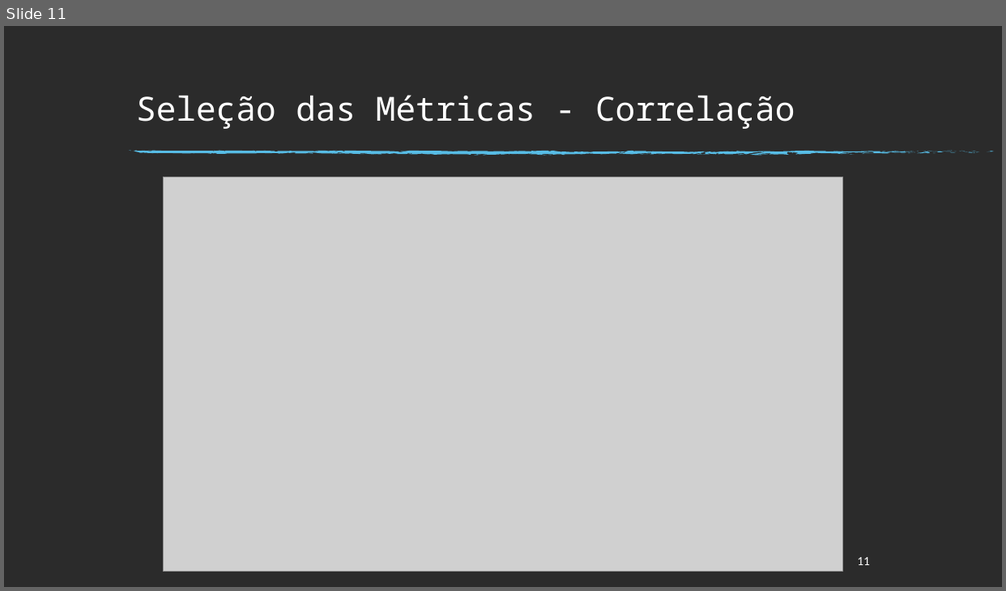
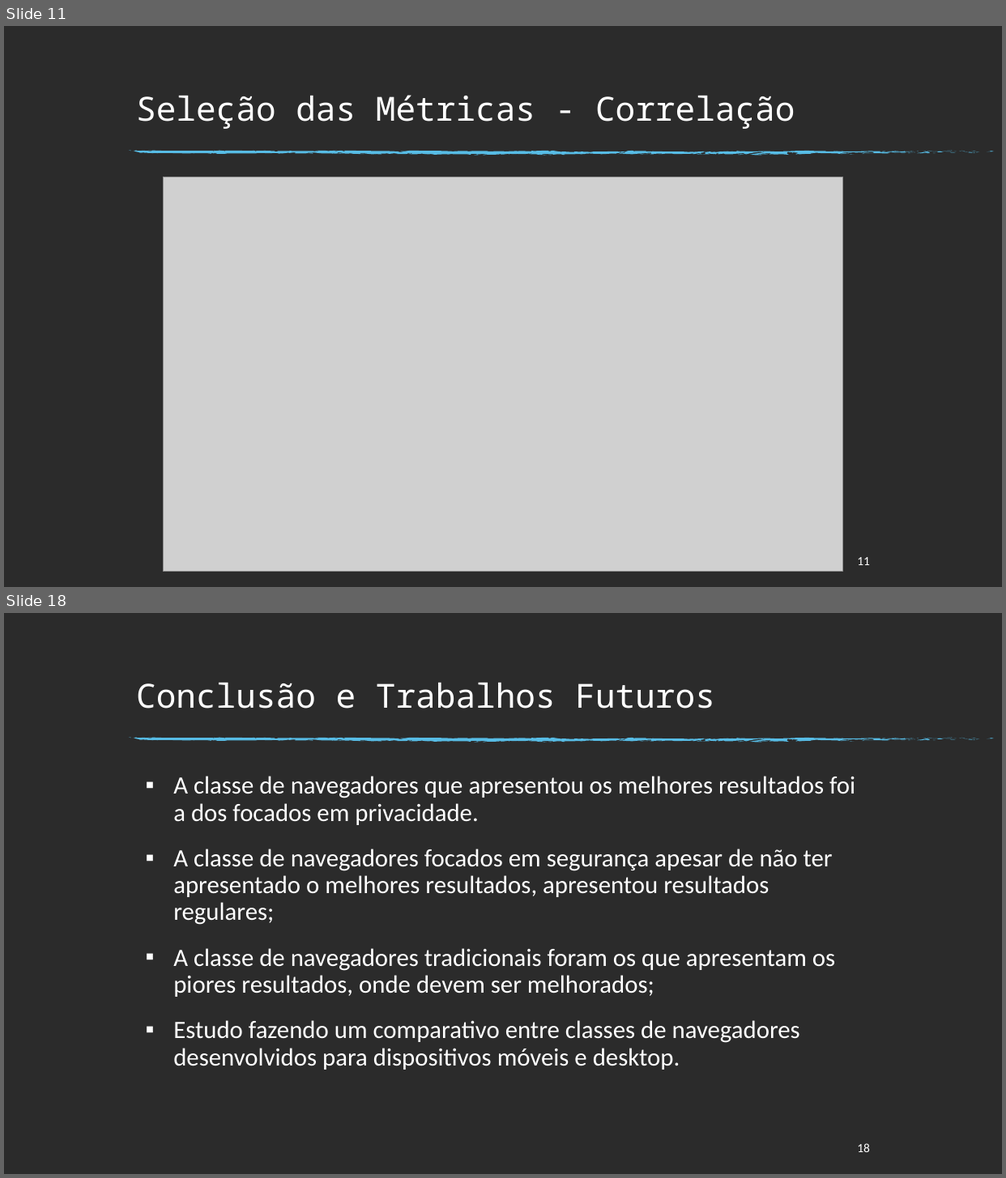
Before and after one commit to felipeaugustosm/TCC2, a slide deck: Apresentacao_TCC2.pptx. Shown one above the other, each under a label of ours: slide 11 before the commit, slides 11 and 18 after it; the slides between them are not shown. The pictures are 1006x591 and 1006x1178 pixels, drawn with LibreOffice and Linux fonts; fonts in the diff are those of the drawing; grey boxes stand for pictures; background and template pictures are left out; a plain dark background stands for a picture behind light text. Boxes give left, top, right and bottom in pixels: in the first picture for what was removed or moved away, otherwise in the second. Text is boxed around its words. In the diff, an @@ line names an element or a change of style, - is before the commit and + after.

```diff
--- a/Apresentacao_TCC2.pptx
+++ b/Apresentacao_TCC2.pptx
@@ slide 18 added at bbox=[4, 613, 1002, 1174], background picture (left out); not listed: 74 template elements that a slide beside it also shows @@
@@ title added at bbox=[136, 682, 715, 709], 32 pt, text #FFFFFF @@
+Conclusão e Trabalhos Futuros
@@ text added at bbox=[173, 776, 855, 1070], 24 pt, text #FFFFFF @@
+▪ A classe de navegadores que apresentou os melhores resultados foi a dos focados em privacidade.
+▪ A classe de navegadores focados em segurança apesar de não ter apresentado o melhores resultados, apresentou resultados regulares;
+▪ A classe de navegadores tradicionais foram os que apresentam os piores resultados, onde devem ser melhorados;
+▪ Estudo fazendo um comparativo entre classes de navegadores desenvolvidos para dispositivos móveis e desktop.
@@ page number added at bbox=[857, 1144, 870, 1152], 12 pt, text #FFFFFF @@
+18
```
Also in this commit, not shown: 1 slide changed, 5 other slides added, 4 other files.
